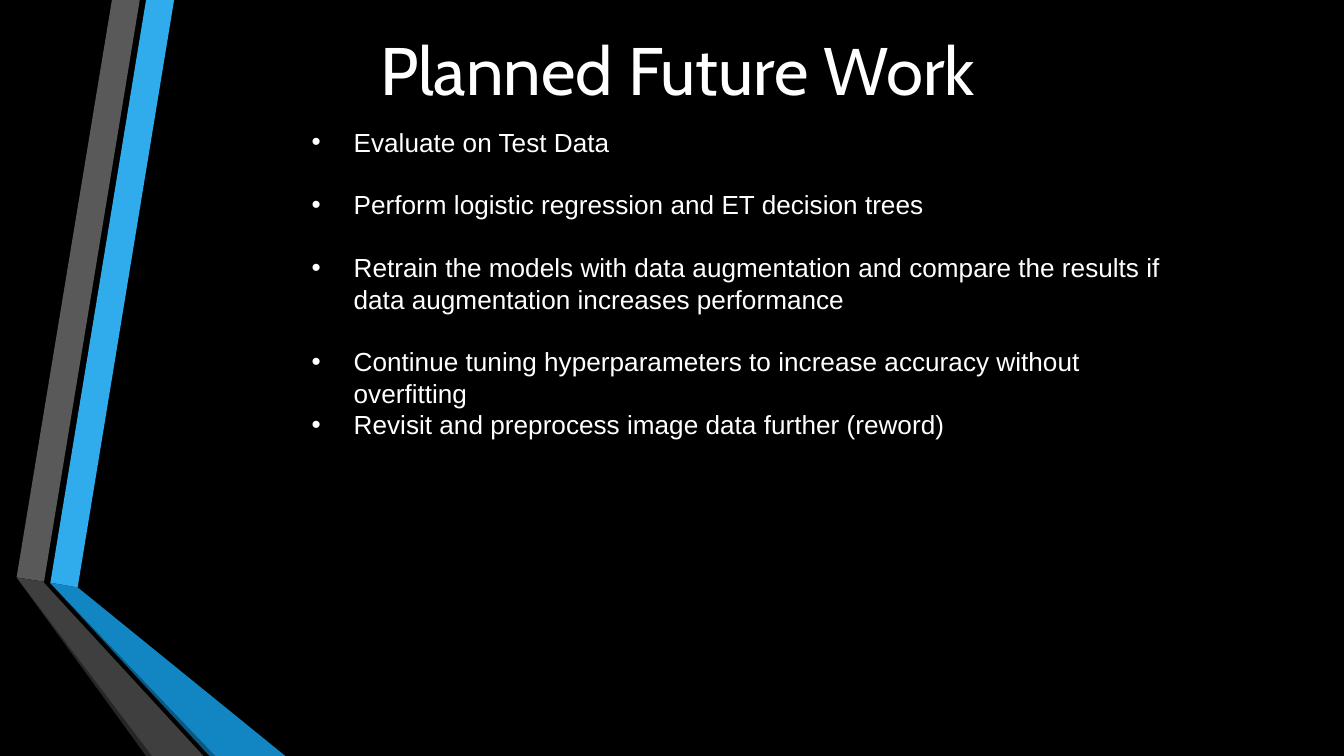
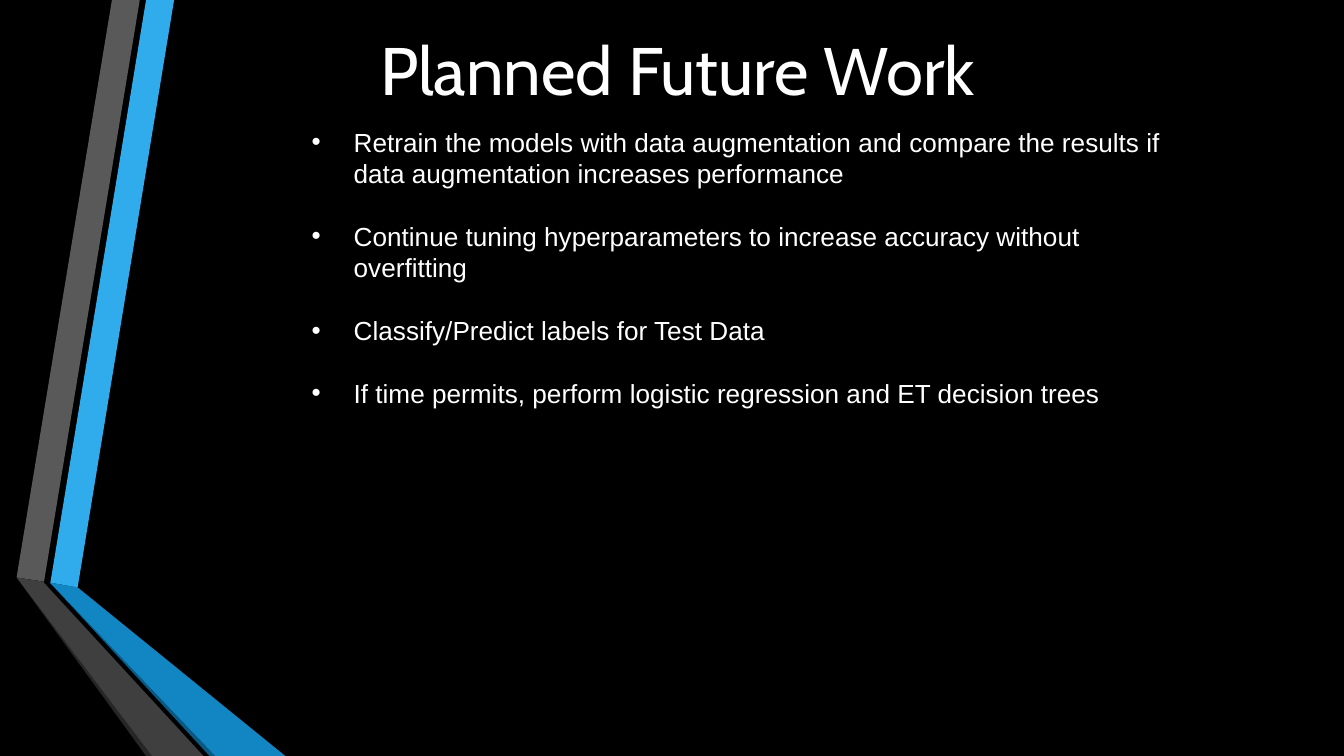
Before and after one commit to Girish-Rajani/Blindess_Detection_Deep_Learning, a slide deck: slide 13 of Blindness Detection Presentation.pptx (slide 12 before the commit). Drawn at 1344x756 pixels with LibreOffice and Linux fonts; fonts in the diff are those of the drawing. Boxes give left, top, right and bottom in pixels: in the first picture for what was removed or moved away, otherwise in the second. Text is boxed around its words. In the diff, an @@ line names an element or a change of style, - is before the commit and + after.

```diff
--- a/Blindness Detection Presentation.pptx
+++ b/Blindness Detection Presentation.pptx
@@ text at [354, 133, 923, 220]: paragraphs removed @@
-• Evaluate on Test Data
-• Perform logistic regression and ET decision trees
@@ text at [354, 321, 1099, 409]: text changed @@
-• Revisit and preprocess image data further (reword)
+• Classify/Predict labels for Test Data
+• If time permits, perform logistic regression and ET decision trees
```
Also in this commit, not shown: 2 other slides changed, 1 slide added.
